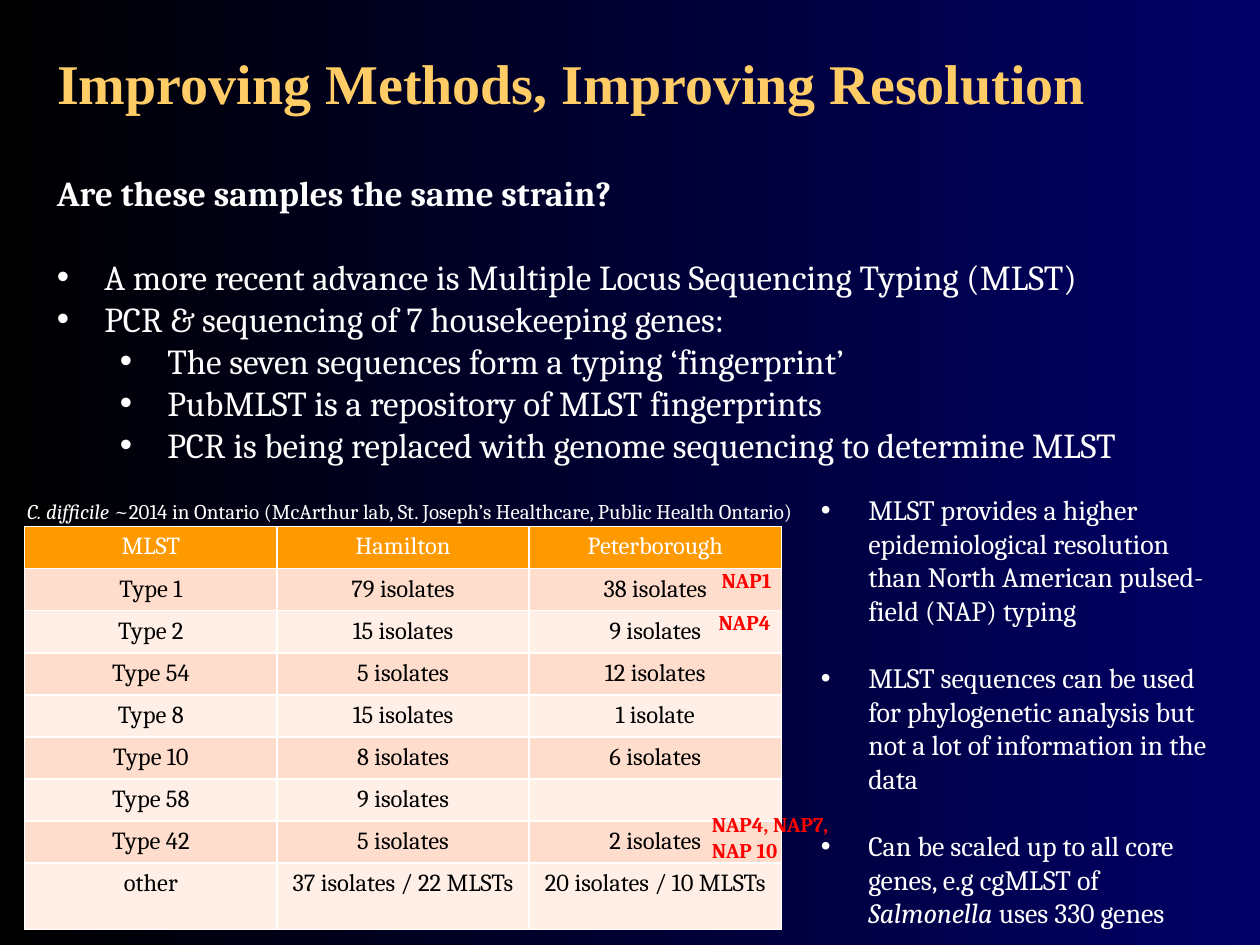
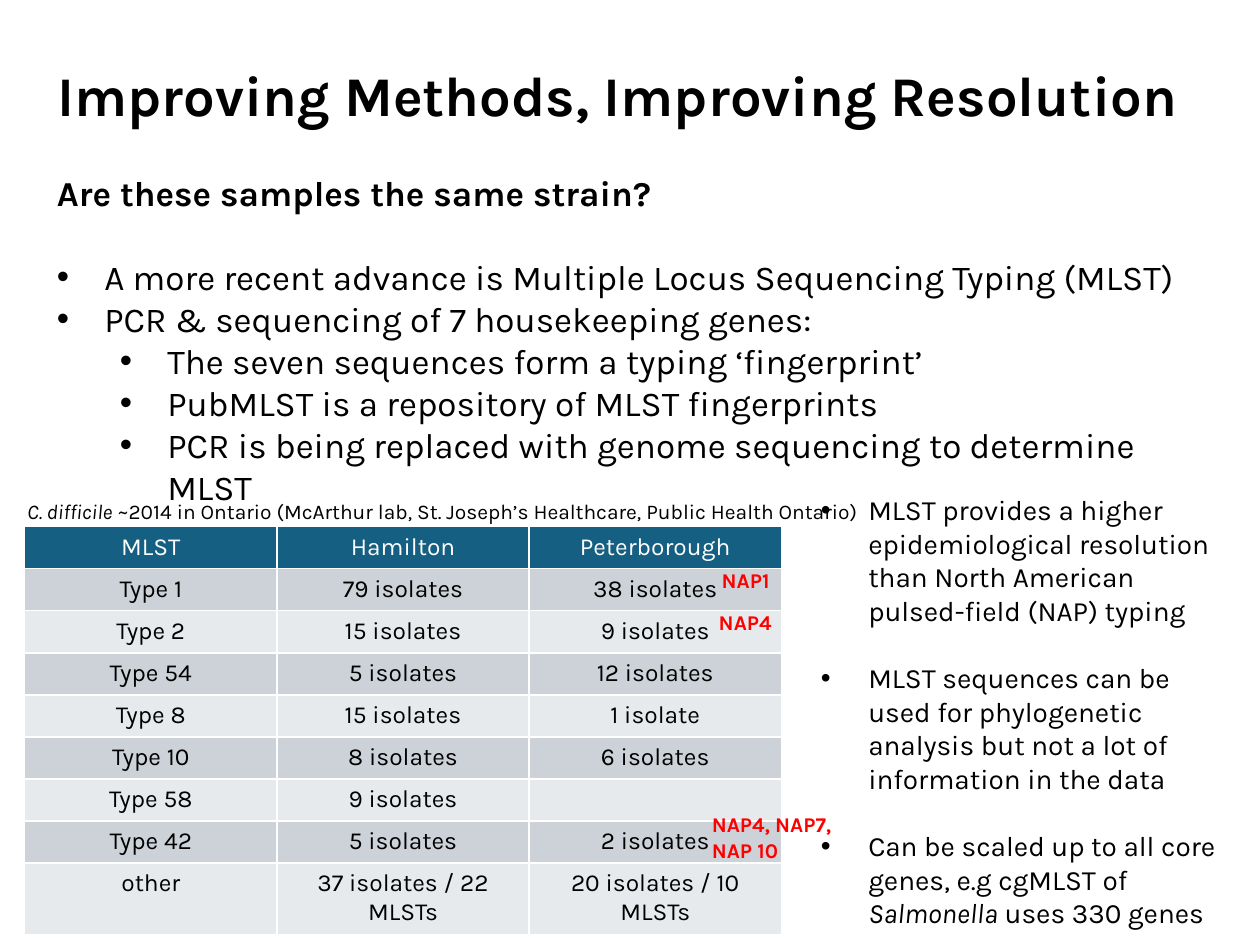
Before and after one commit to agmcarthur/Biochem-3BP3, a slide deck: slide 19 of Lectures/Lecture 7 - Molecular Epidemiology.pptx. Drawn at 1260x945 pixels with LibreOffice and Linux fonts; fonts in the diff are those of the drawing. Boxes give left, top, right and bottom in pixels: in the first picture for what was removed or moved away, otherwise in the second. Text is boxed around its words. In the diff, an @@ line names an element or a change of style, - is before the commit and + after.

```diff
--- a/Lectures/Lecture 7 - Molecular Epidemiology.pptx
+++ b/Lectures/Lecture 7 - Molecular Epidemiology.pptx
@@ background gradient #000000 to #000066 to #FFFFFF @@
@@ text "Improving Methods, Improving Resolution" at (57, 76, 1177, 130): font Times New Roman to Karla, text colour #FFCC66 to #000000; line spacing 1 to 0.9; vertical alignment middle to bottom @@
@@ font Cambria to Karla, text colour #FFFFFF to #000000 in 3 elements at (57, 181, 1174, 509), (27, 500, 857, 524), (868, 500, 1215, 930) @@
@@ table at (25, 527, 781, 934) @@
@@ fill #FF9900 to #156082 in row 1 @@
@@ fill #FFDECC to #CCD2D8 in 12 cells @@
@@ fill #FFEFE7 to #E8EAED in 12 cells @@
@@ font Cambria to Karla @@
@@ font Cambria to Karla in 3 elements at (722, 574, 770, 588), (719, 616, 772, 630), (712, 818, 831, 863) @@
```
Also in this commit, not shown: 37 other slides changed, 13 other files.
